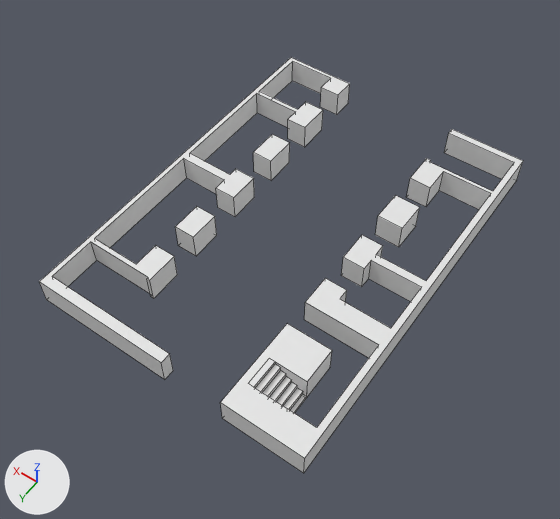
Before and after pictures for a commit that changed the Blender file Assets/map.blend.
Before and after are seen from a 50 mm lens placed at (-21.0, 32.3, 48.0), pointed at (-0.4, 3.4, 2.6). Every picture has the same lights, and +X, +Y and +Z are marked at lower left. Mesh edges are drawn as thin lines.
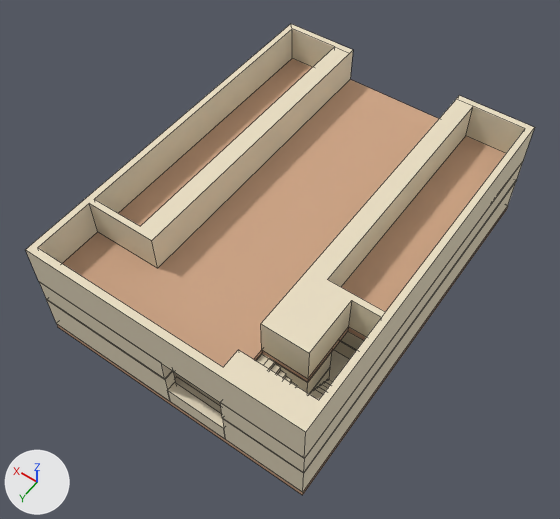
Commit message: add materials to map

Boxes (x1, y1, x2, y2) around the edits, measured in the pictures (560 x 519 px):
'Plane', shown (beige)
    after: (26, 24, 535, 458)
'Curve.001', recoloured
    both: (39, 58, 523, 473)
'Curve.000', shown
    after: (47, 180, 517, 495)
part 1 of me_plane, recoloured (beige)
    after: (62, 58, 506, 382)
part 2 of me_plane, recoloured (beige)
    after: (26, 24, 535, 458)
part 3 of me_curect825_001, recoloured
    after: (57, 206, 508, 495)
part 4 of me_curect825_001, recoloured
    after: (47, 180, 517, 492)

The change, as a diff of the scene's bpy script:
```diff
--- a/Assets/map.blend.py
+++ b/Assets/map.blend.py
@@ mat_material @@
+mat_material = diffuse_material('Material')
+mat_material.base_color = (0.624, 0.386, 0.25)  # beige #cfa789
@@ mat_material_001 @@
+mat_material_001 = diffuse_material('Material.001')
+mat_material_001.base_color = (0.828, 0.738, 0.558)  # beige #ebdfc5
@@ me_curect825_003 @@
 me_curect825_003.from_pydata(...)  # 188 vertices, 108 faces; spans x -0.0565..0.0535, y -0.0692..0.0807, z 0.0151..0.026
+me_curect825_003.materials.append(mat_material_001)  # beige #ebdfc5
@@ me_plane @@
 me_plane.from_pydata(...)  # 56 vertices, 37 faces; spans x -11.3..10.8, y -13.9..16.1, z 0.0..3.5
 # used by ob_plane; location = (0.0, 0.0, 5.13)
+# me_plane part 1: all 11 faces centred in x -10.8..8.1, y -3.3..14.1, z 0.0..0.5 switch from no material to mat_material (beige #cfa789)
+# me_plane part 2: all 26 faces centred in x -11.3..10.8, y -13.9..16.1, z 1.8..3.5 switch from no material to mat_material_001 (beige #ebdfc5)
@@ me_curect825_001 @@
 me_curect825_001.from_pydata(...)  # 241 vertices, 158 faces; spans x -0.0565..0.0535, y -0.0692..0.0807, z -0.0025..0.0156
 # used by ob_curve_000; location = (0.0, 0.0, 0.0); scale = (200.0, 200.0, 200.0)
+# me_curect825_001 part 3: all 21 faces centred in x -0.0565..0.0535, y -0.0692..0.0807, z -0.0025..0.0 switch from no material to mat_material (beige #cfa789)
+# me_curect825_001 part 4: all 137 faces centred in x -0.0565..0.0535, y -0.0692..0.0807, z 0.0008..0.0156 switch from no material to mat_material_001 (beige #ebdfc5)
@@ ob_plane @@
 ob_plane.location = (0.0, 0.0, 5.13)
-ob_plane.hide_viewport = True
@@ ob_curve_000 @@
 ob_curve_000.scale = (200.0, 200.0, 200.0)
-ob_curve_000.hide_viewport = True
```
